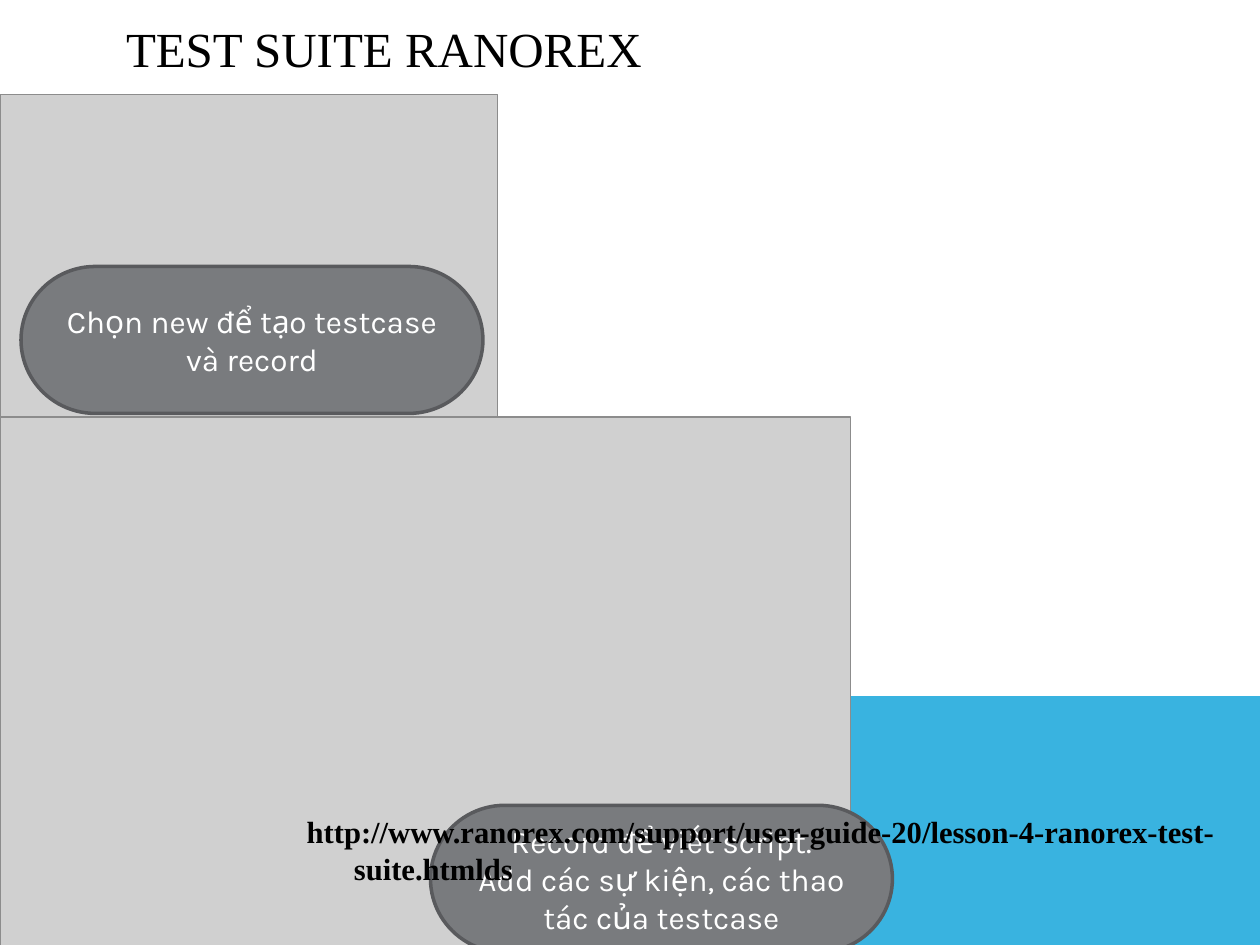
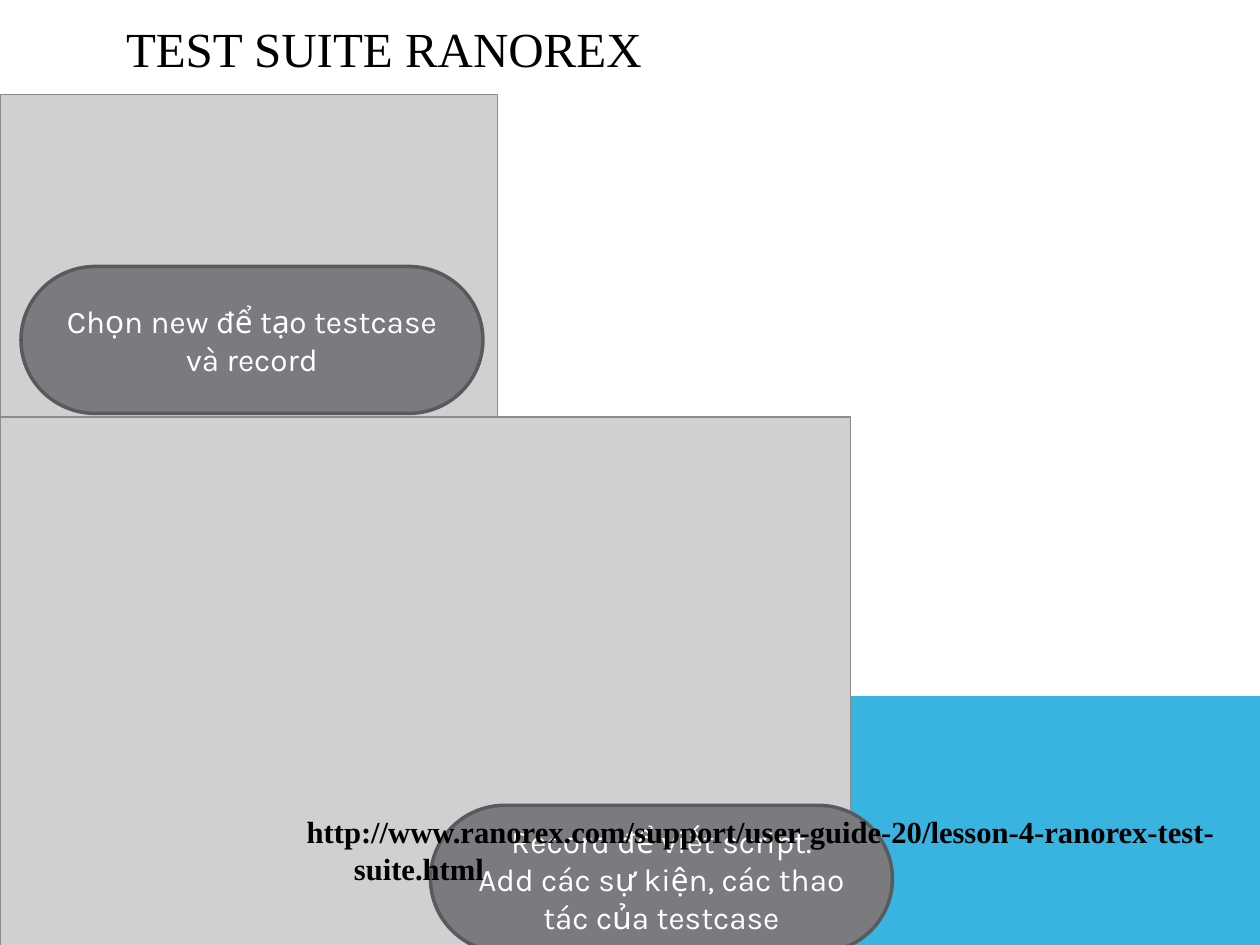
Before and after one commit to fordream/docs, a slide deck: slide 24 of auto-test/Android Autotest Tool.pptx. Drawn at 1260x945 pixels with LibreOffice and Linux fonts; fonts in the diff are those of the drawing; grey boxes stand for pictures. Boxes give left, top, right and bottom in pixels: in the first picture for what was removed or moved away, otherwise in the second. Text is boxed around its words. In the diff, an @@ line names an element or a change of style, - is before the commit and + after.

```diff
--- a/auto-test/Android Autotest Tool.pptx
+++ b/auto-test/Android Autotest Tool.pptx
@@ text at [307,820,1214,886]: text changed @@
-http://www.ranorex.com/support/user-guide-20/lesson-4-ranorex-test-suite.htmlds
+http://www.ranorex.com/support/user-guide-20/lesson-4-ranorex-test-suite.html
```
Also in this commit, not shown: 44 other files.
